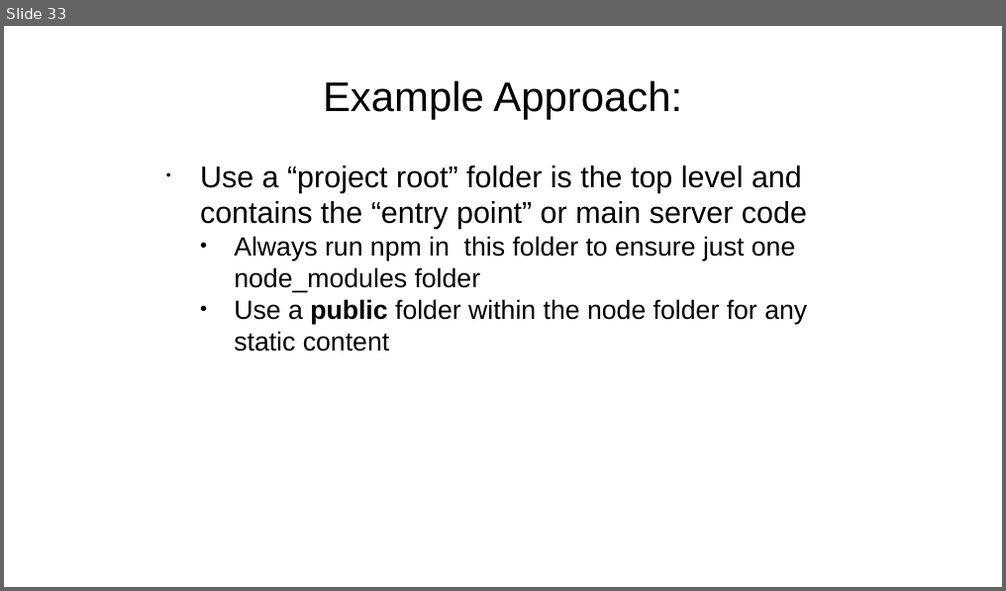
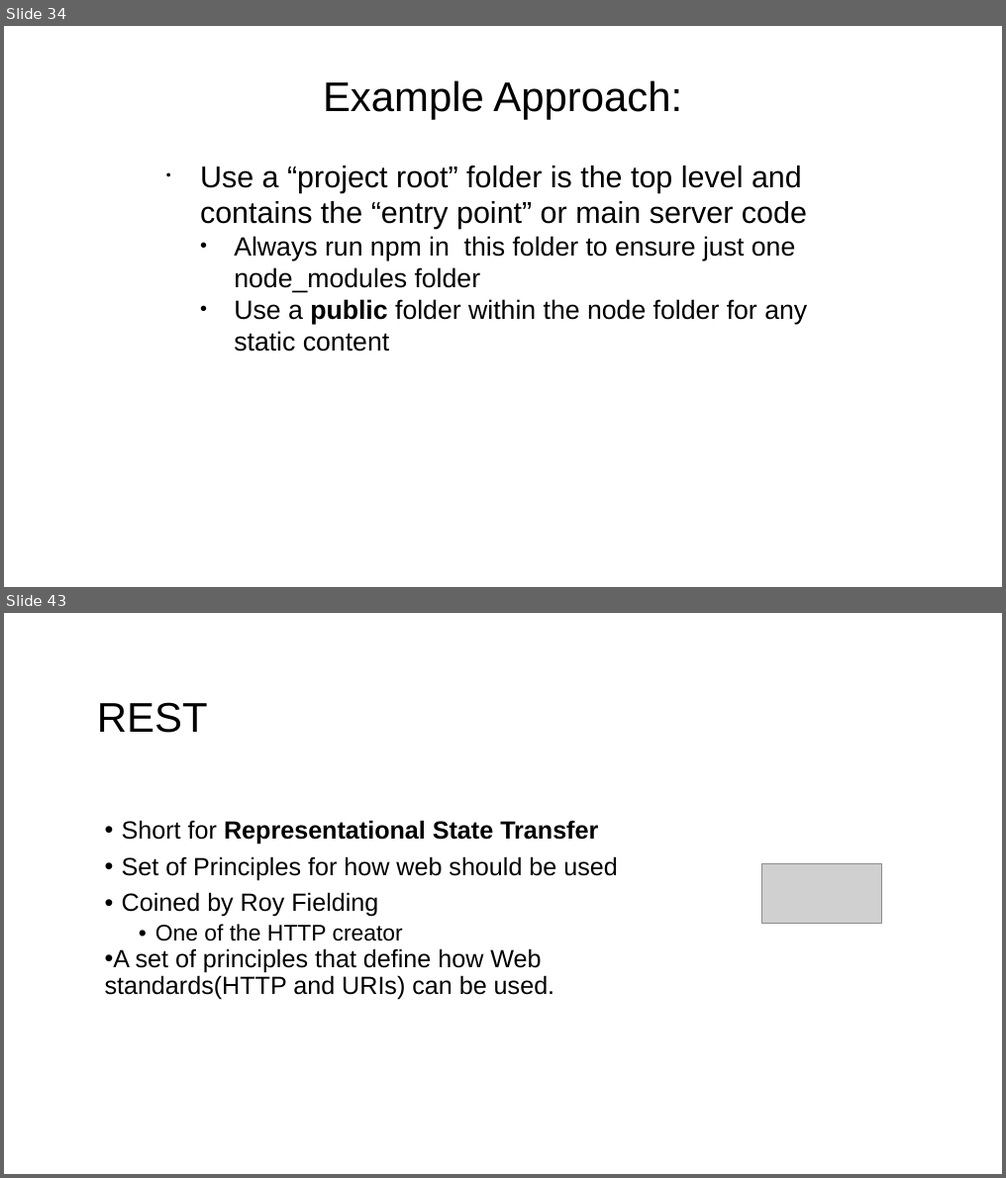
Before and after one commit to diarmuidoconnor/wad2, a slide deck: topic07/talk-1/node-2019.pptx. Shown one above the other, each under a label of ours: slide 33 before the commit, slides 34 and 43 after it; the slides between them are not shown. The pictures are 1006x591 and 1006x1178 pixels, drawn with LibreOffice and Linux fonts; fonts in the diff are those of the drawing; grey boxes stand for pictures. Boxes give left, top, right and bottom in pixels: in the first picture for what was removed or moved away, otherwise in the second. Text is boxed around its words. In the diff, an @@ line names an element or a change of style, - is before the commit and + after.

```diff
--- a/topic07/talk-1/node-2019.pptx
+++ b/topic07/talk-1/node-2019.pptx
@@ slide 43 added at box(4, 613, 1002, 1174), background #FFFFFF @@
@@ title added at box(97, 702, 208, 733), 44 pt, text #000000 @@
+REST
@@ text added at box(105, 820, 617, 1000), 26.5 pt, text #000000 @@
+• Short for Representational State Transfer
+• Set of Principles for how web should be used
+• Coined by Roy Fielding
+  • One of the HTTP creator
+• A set of principles that define how Web standards(HTTP and URIs) can be used.
@@ picture added at box(761, 863, 881, 923) @@
@@ what was slide 33 is now slide 34 @@
```
Also in this commit, not shown: 4 slides changed, 20 other slides added, 19 other files.
